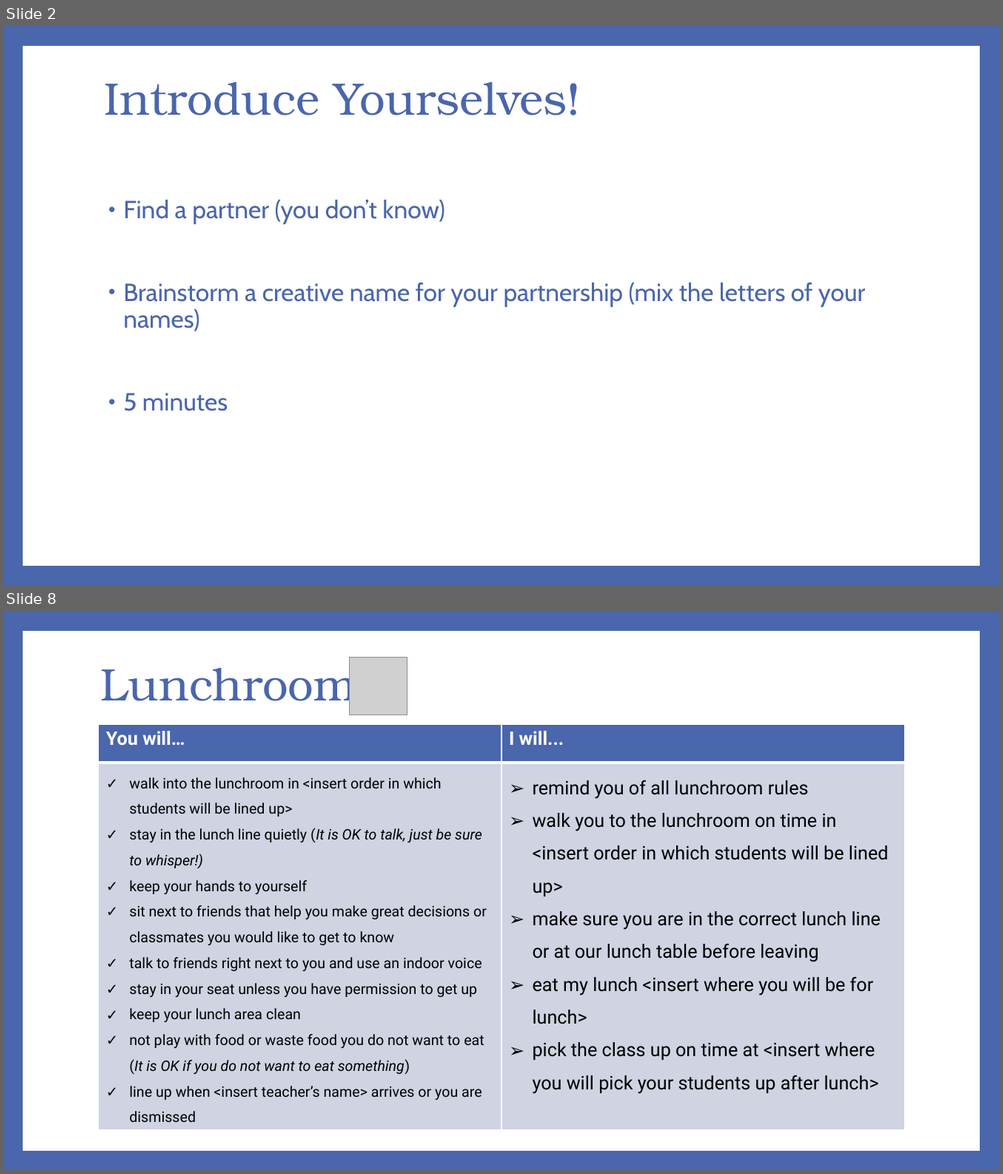
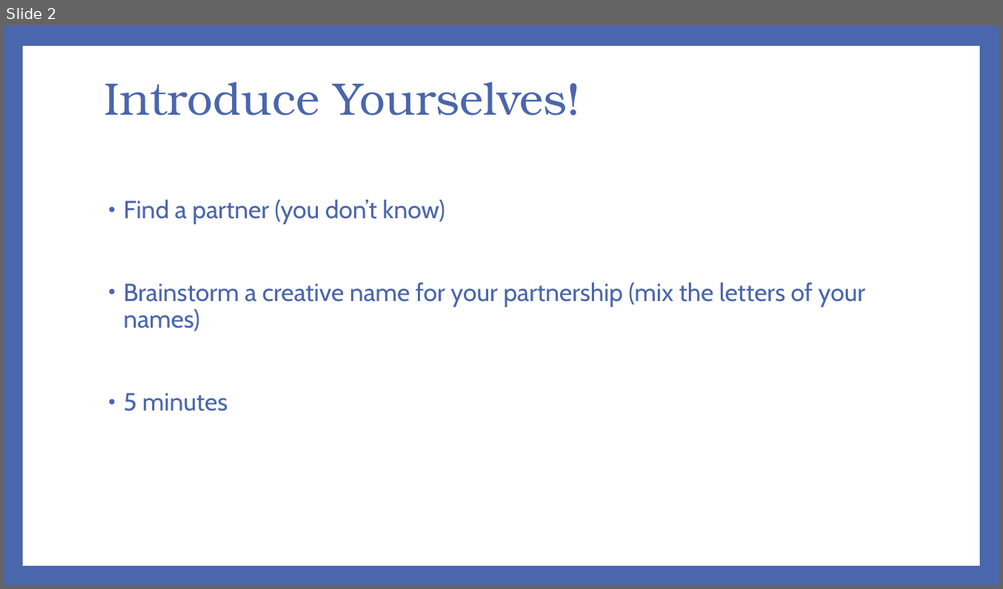
Before and after one commit to richard1au/1531-19t3, a slide deck: slides/week1.pptx. Shown one above the other, each under a label of ours: slides 2 and 8 before the commit, slide 2 after it; the slides between them are not shown. The pictures are 1003x1174 and 1003x589 pixels, drawn with LibreOffice and Linux fonts; fonts in the diff are those of the drawing; grey boxes stand for pictures. Boxes give left, top, right and bottom in pixels: in the first picture for what was removed or moved away, otherwise in the second. Text is boxed around its words. In the diff, an @@ line names an element or a change of style, - is before the commit and + after.

```diff
--- a/slides/week1.pptx
+++ b/slides/week1.pptx
@@ slide 8 removed at (4, 611, 999, 1170), background #4A66AC; not listed: 1 template element that a slide beside it also shows @@
@@ title removed at (101, 658, 356, 712) @@
-Lunchroom
@@ picture removed at (350, 658, 407, 715) @@
@@ table removed at (99, 724, 905, 1133), 2 rows, 2 columns @@
-You will… | I will...
-walk into the lunchroom in <insert order in which students will be lined up> / stay in the lunch line quietly (It is OK to talk, just be sure to whisper!) / keep your hands to yourself / sit next to friends that help you make great decisions or classmates you would like to get to know / talk to friends right next to you and use an indoor voice / stay in your seat unless you have permission to get up / keep your lunch area clean / not play with food or waste food you do not want to eat (It is OK if you do not want to eat something) / line up when <insert teacher’s name> arrives or you are dismissed | remind you of all lunchroom rules / walk you to the lunchroom on time in <insert order in which students will be lined up> / make sure you are in the correct lunch line or at our lunch table before leaving / eat my lunch <insert where you will be for lunch> / pick the class up on time at <insert where you will pick your students up after lunch>
```
Also in this commit, not shown: 3 slides changed, 9 slides added, 5 other slides removed.
